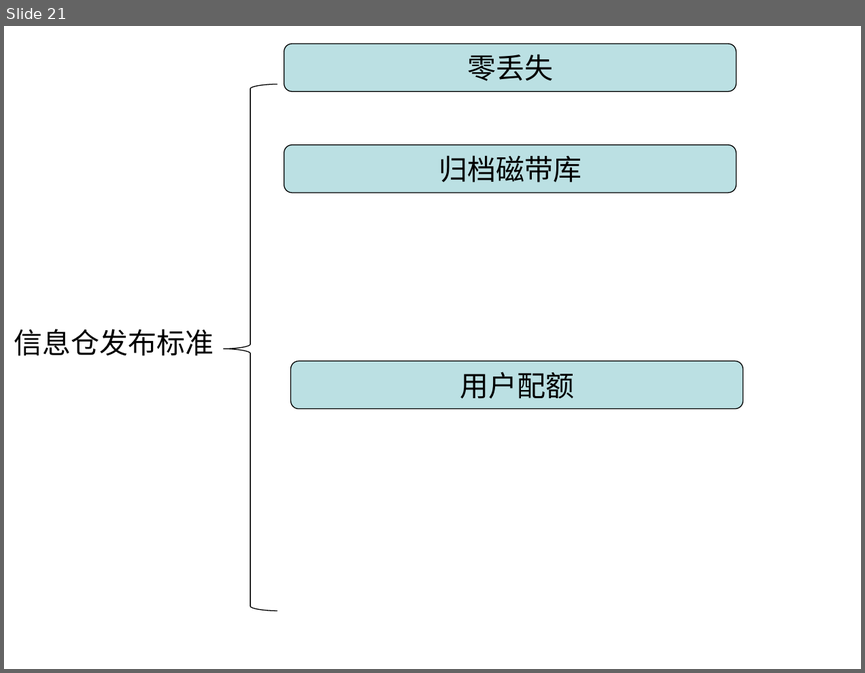
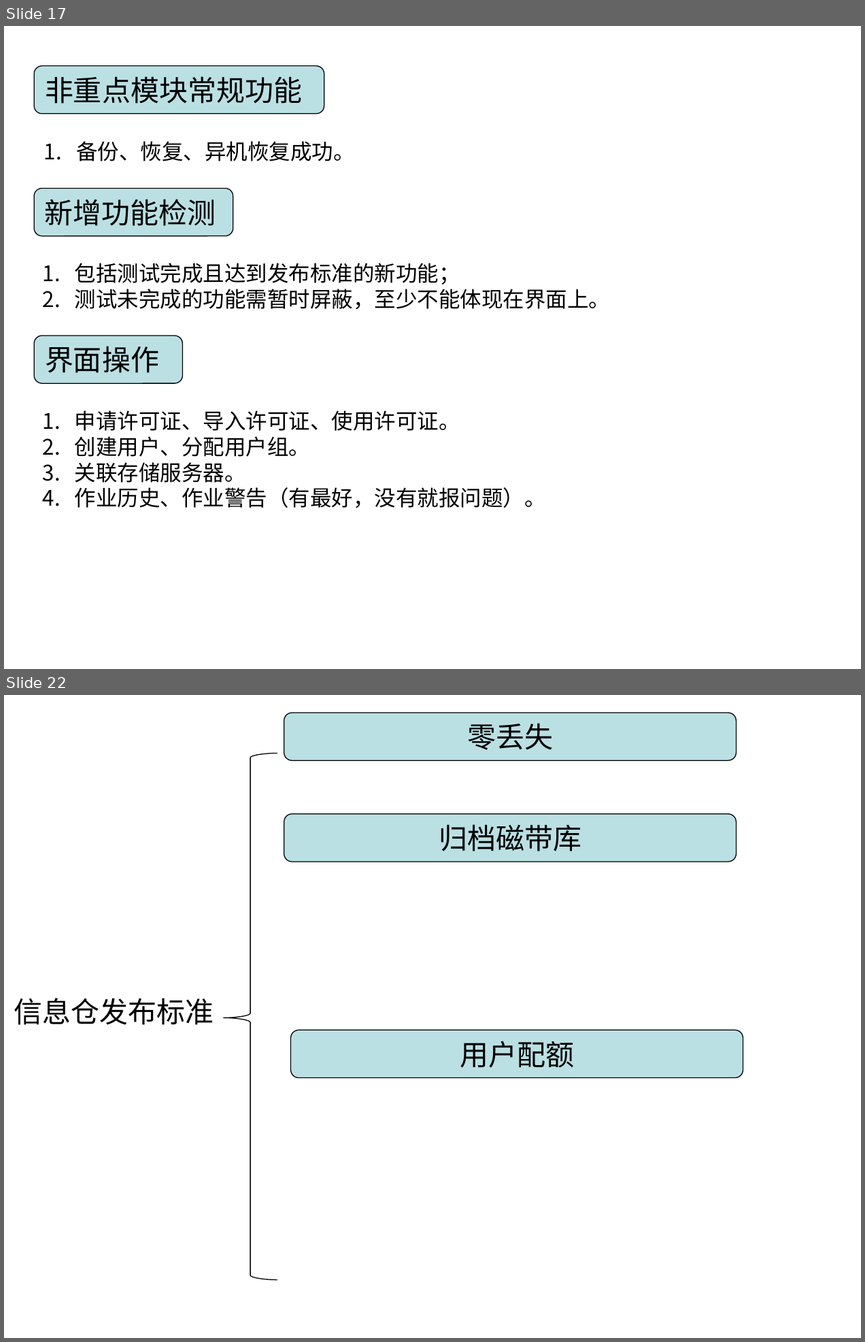
Before and after one commit to irene1990/Teamleader, a slide deck: PPT/Training/release process.ppt. Shown one above the other, each under a label of ours: slide 21 before the commit, slides 17 and 22 after it; the slides between them are not shown. The pictures are 865x673 and 865x1342 pixels, drawn with LibreOffice and Linux fonts; fonts in the diff are those of the drawing. Boxes give left, top, right and bottom in pixels: in the first picture for what was removed or moved away, otherwise in the second. Text is boxed around its words. In the diff, an @@ line names an element or a change of style, - is before the commit and + after.

```diff
--- a/PPT/Training/release process.ppt
+++ b/PPT/Training/release process.ppt
@@ slide 17 added at [4, 26, 861, 669], background #FFFFFF @@
@@ rounded rectangle added at [34, 66, 324, 114], fill #BBE0E3, outline #000000 0.74 pt, 24 pt, text #000000 @@
+非重点模块常规功能
@@ text added at [76, 141, 355, 161], 18 pt, text #000000 @@
+1. 备份、恢复、异机恢复成功。
@@ rounded rectangle added at [34, 188, 232, 236], fill #BBE0E3, outline #000000 0.74 pt, 24 pt, text #000000 @@
+新增功能检测
@@ text added at [75, 263, 611, 309], 18 pt, text #000000 @@
+1. 包括测试完成且达到发布标准的新功能；
+2. 测试未完成的功能需暂时屏蔽，至少不能体现在界面上。
@@ rounded rectangle added at [34, 335, 182, 383], fill #BBE0E3, outline #000000 0.74 pt, 24 pt, text #000000 @@
+界面操作
@@ text added at [75, 410, 546, 507], 18 pt, text #000000 @@
+1. 申请许可证、导入许可证、使用许可证。
+2. 创建用户、分配用户组。
+3. 关联存储服务器。
+4. 作业历史、作业警告（有最好，没有就报问题）。
@@ what was slide 21 is now slide 22 @@
```
Also in this commit, not shown: 5 slides changed.
